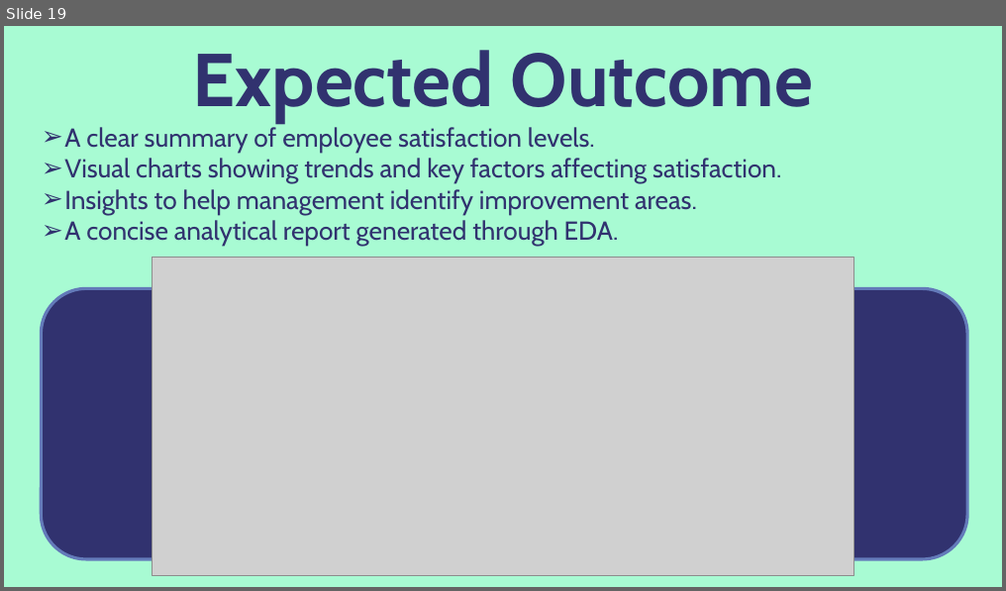
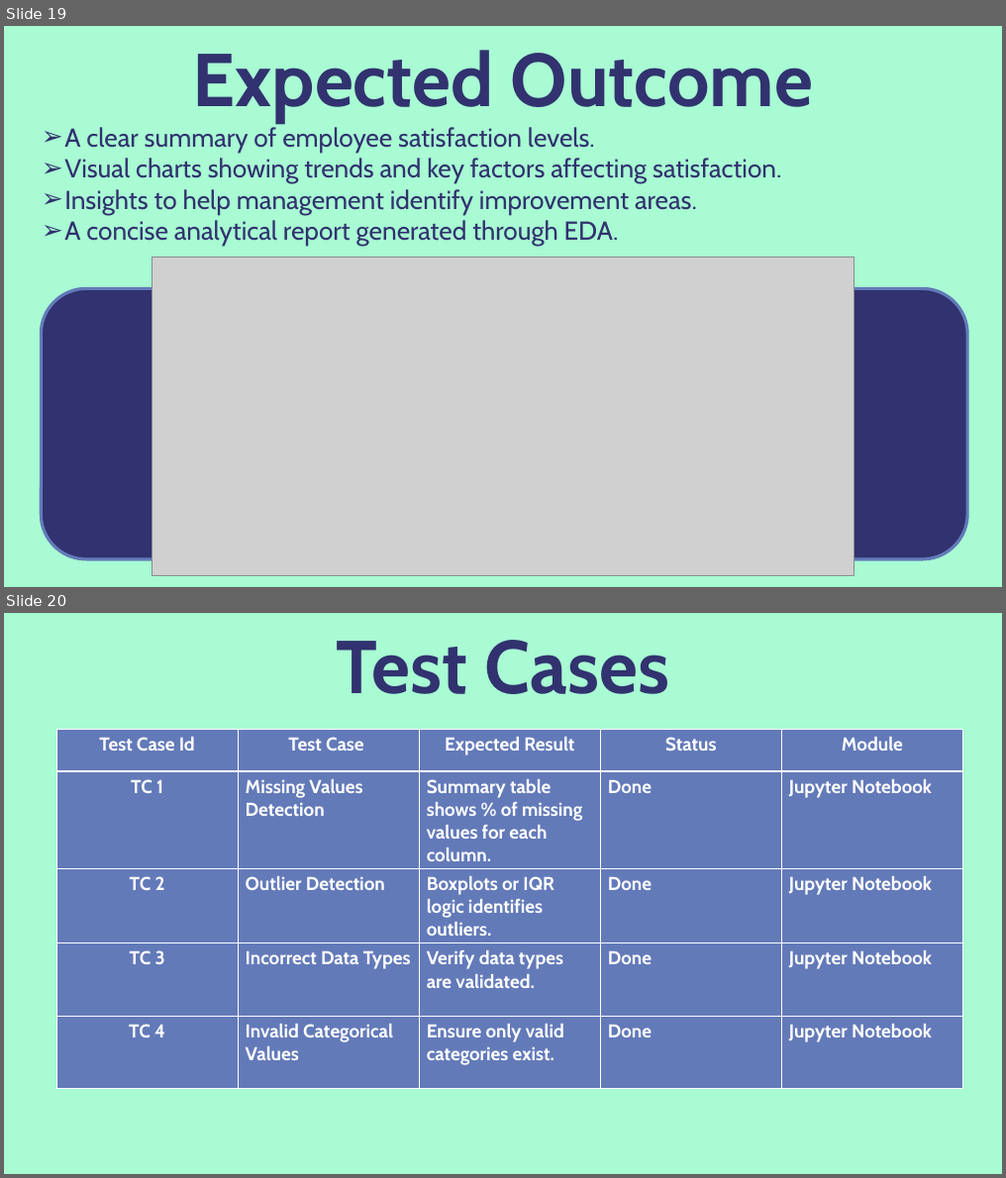
Before and after one commit to CodeWeaverOm/Brief_Analysis_On_Employee_Survey, a slide deck: All Documentations And Reports/Presentation2.pptx. Shown one above the other, each under a label of ours: slide 19 before the commit, slides 19 and 20 after it. The pictures are 1006x591 and 1006x1178 pixels, drawn with LibreOffice and Linux fonts; fonts in the diff are those of the drawing; grey boxes stand for pictures. Boxes give left, top, right and bottom in pixels: in the first picture for what was removed or moved away, otherwise in the second. Text is boxed around its words. In the diff, an @@ line names an element or a change of style, - is before the commit and + after.

Commit message:
Test Cases Added

```diff
--- a/All Documentations And Reports/Presentation2.pptx
+++ b/All Documentations And Reports/Presentation2.pptx
@@ slide 20 added at <box>4,613,1002,1174</box>, background #A8FBD3 @@
@@ text added at <box>337,640,670,694</box>, 72 pt, text #31326F, bold @@
+Test Cases
@@ table added at <box>56,729,962,1089</box>, 5 rows, 5 columns @@
+Test Case Id | Test Case | Expected Result | Status | Module
+TC 1 | Missing Values Detection | Summary table shows % of missing values for each column. | Done | Jupyter Notebook
+TC 2 | Outlier Detection | Boxplots or IQR logic identifies outliers. | Done | Jupyter Notebook
+TC 3 | Incorrect Data Types | Verify data types are validated. | Done | Jupyter Notebook
+TC 4 | Invalid Categorical Values | Ensure only valid categories exist. | Done | Jupyter Notebook
```
Also in this commit, not shown: 2 other slides added, 1 other file.
